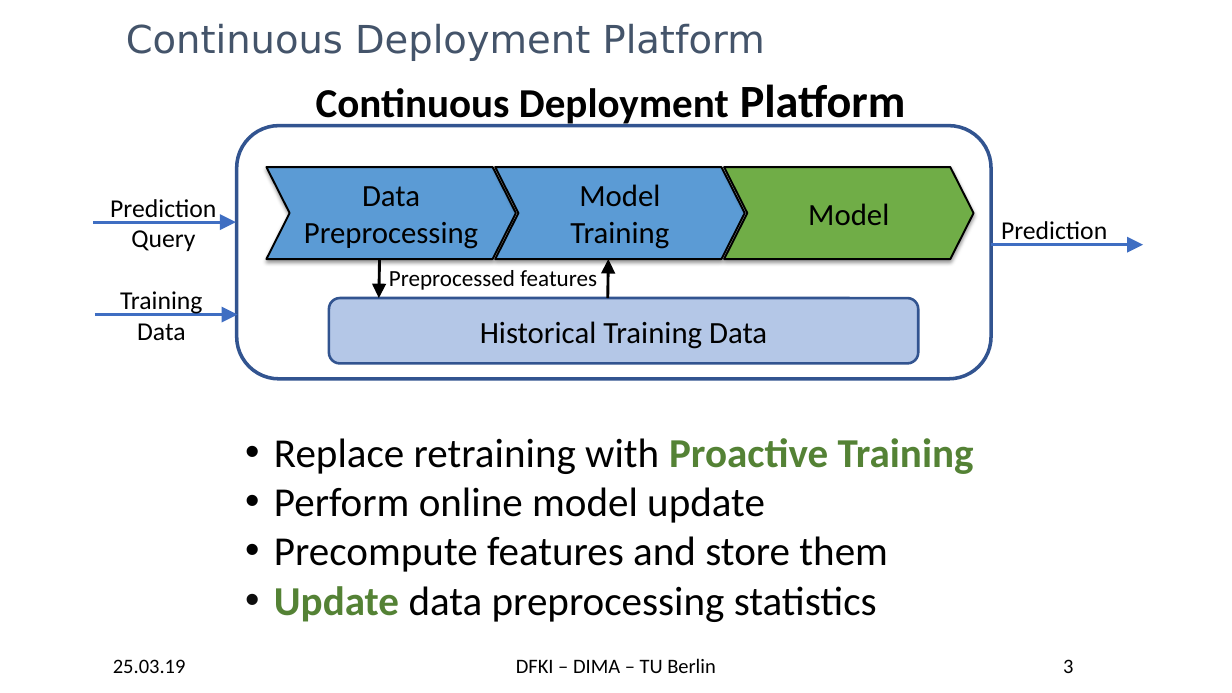
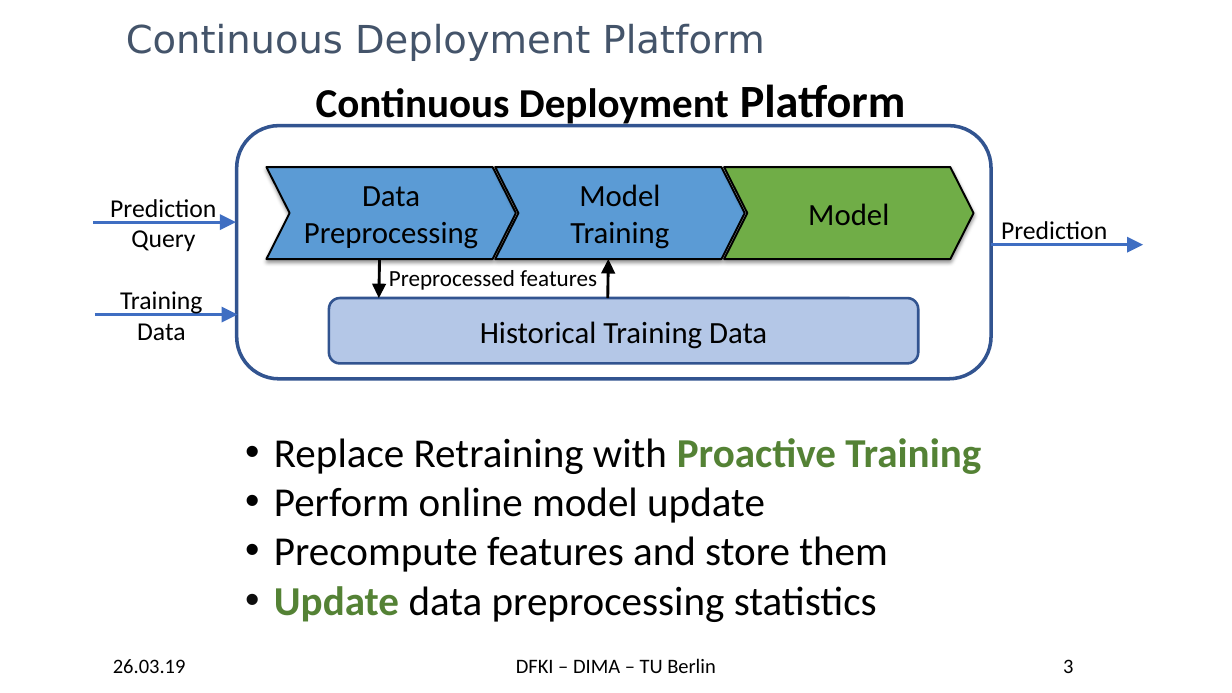
Before and after one commit to TU-Berlin-DIMA/continuous-pipeline-deployment, a slide deck: slide 3 of slides/edbt-2019/edbt-2019.pptx. Drawn at 1232x693 pixels with LibreOffice and Linux fonts; fonts in the diff are those of the drawing; background and template pictures are left out. Boxes give left, top, right and bottom in pixels: in the first picture for what was removed or moved away, otherwise in the second. Text is boxed around its words. In the diff, an @@ line names an element or a change of style, - is before the commit and + after.

```diff
--- a/slides/edbt-2019/edbt-2019.pptx
+++ b/slides/edbt-2019/edbt-2019.pptx
@@ text at bbox=[274, 438, 981, 474]: text changed @@
-• Replace retraining with Proactive Training
+• Replace Retraining with Proactive Training
@@ text at bbox=[113, 659, 186, 673]: text changed @@
-25.03.19
+26.03.19
```
Also in this commit, not shown: 29 other slides changed.
